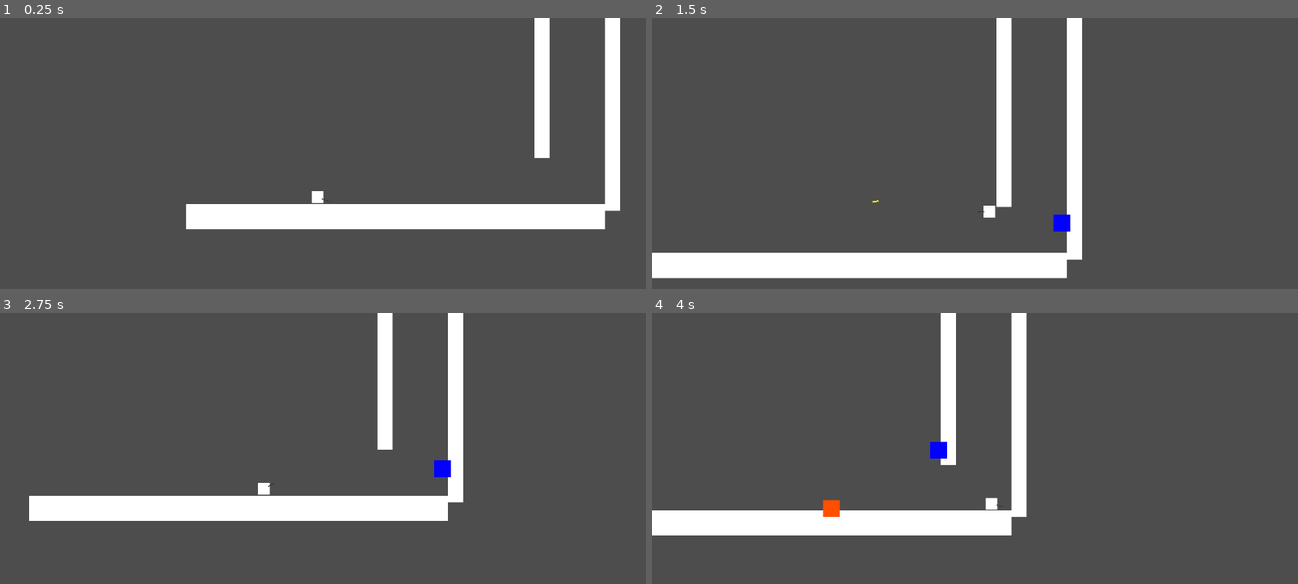
Above: before the commit, frames 1-4 (two rows, left to right).
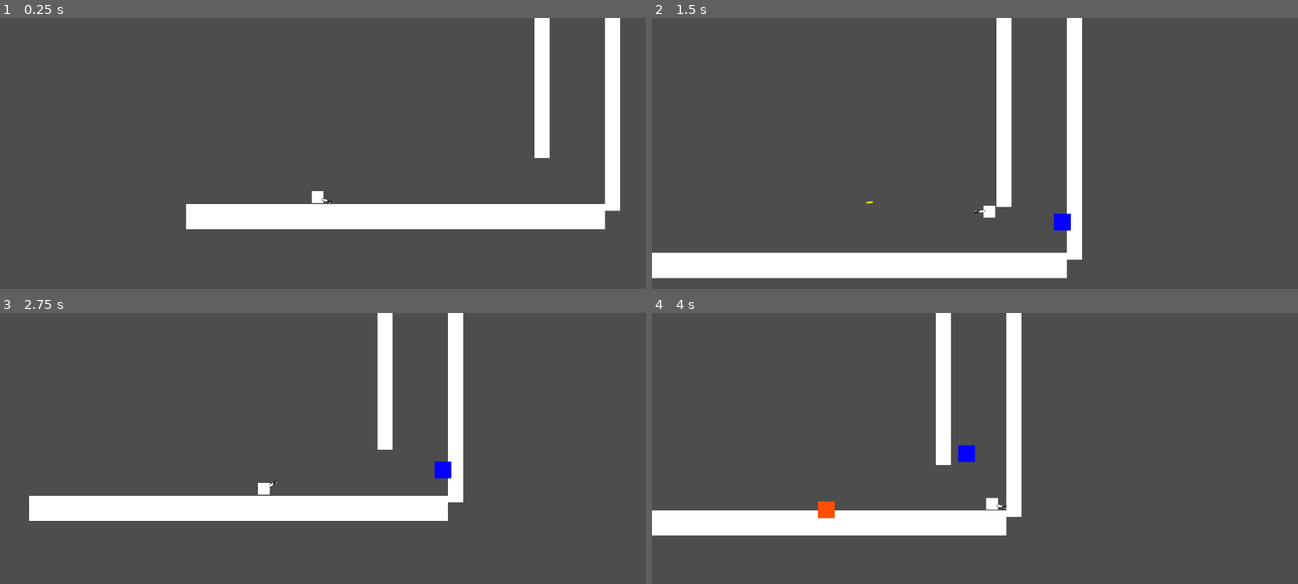
Above: after the commit, the same moments.

Repository: EliasJHL/EpitechJAM_2
Game: Godot game, scene res://main_scene.tscn
Two runs of this game, one before a commit and one after it. Both use one fixed random seed, a clock stepped at 60 frames per second and the inputs below.
Inputs (mouse positions are in pixels of both pictures, inside the frame that each line leads up to):
- Up to frame 1 (0.25 s): no input
- Up to frame 2 (1.5 s): move the mouse to (1117, 180) at 0.52 s; hold D (Right) from 0.53 s (still down); click (1117, 180) at 0.6 s; tap W (Jump) at 0.77 s; move the mouse to (845, 218) at 1.27 s; click (845, 218) at 1.35 s
- Up to frame 3 (2.75 s): tap W (Jump) at 1.52 s; move the mouse to (387, 415) at 2.02 s; release D (Right) at 2.03 s; hold A (Left) from 2.03 s (still down); click (387, 415) at 2.1 s
- Up to frame 4 (4 s): move the mouse to (942, 567) at 2.77 s; release A (Left) at 2.78 s; hold D (Right) from 2.78 s (still down); click (942, 567) at 2.85 s; tap W (Jump) at 3.02, 3.77 s; move the mouse to (1168, 548) at 3.52 s; click (1168, 548) at 3.6 s

The runs differ from the first frame. In frame 1, less than 0.1% of the frame differs, in the area x 49-52%, y 66-69%; in frame 2, less than 0.1%; in frame 3, less than 0.1%; in frame 4, 2.7%, in the area x 25-59%, y 0-83%.

Commit message:
[ADD] assets folder created & menu updated & texture of the weapon added

Diff:
--- a/blue_portal.tscn
+++ b/blue_portal.tscn
@@ -1,6 +1,6 @@
 [gd_scene load_steps=4 format=3 uid="uid://byqi3daw1fexd"]
 
-[ext_resource type="Texture2D" uid="uid://ustehomhknec" path="res://blank.jpg" id="1_tcoui"]
+[ext_resource type="Texture2D" uid="uid://ustehomhknec" path="res://assets/blank.jpg" id="1_tcoui"]
 
 [sub_resource type="RectangleShape2D" id="RectangleShape2D_vmv8n"]
 
--- a/bullet.tscn
+++ b/bullet.tscn
@@ -1,7 +1,7 @@
 [gd_scene load_steps=5 format=3 uid="uid://ougl4333lixe"]
 
 [ext_resource type="Script" path="res://bullet.gd" id="1_5lsbw"]
-[ext_resource type="Texture2D" uid="uid://ustehomhknec" path="res://blank.jpg" id="1_pen15"]
+[ext_resource type="Texture2D" uid="uid://ustehomhknec" path="res://assets/blank.jpg" id="1_pen15"]
 
 [sub_resource type="RectangleShape2D" id="RectangleShape2D_fwil1"]
 size = Vector2(8, 2)
--- a/main_scene.tscn
+++ b/main_scene.tscn
@@ -1,7 +1,8 @@
-[gd_scene load_steps=9 format=3 uid="uid://nnkls76shl42"]
+[gd_scene load_steps=10 format=3 uid="uid://nnkls76shl42"]
 
-[ext_resource type="Texture2D" uid="uid://ustehomhknec" path="res://blank.jpg" id="1_7p8sb"]
+[ext_resource type="Texture2D" uid="uid://ustehomhknec" path="res://assets/blank.jpg" id="1_7p8sb"]
 [ext_resource type="Script" path="res://CharacterBody2D.gd" id="2_roqg8"]
+[ext_resource type="Texture2D" uid="uid://bjkewr1wxc3yj" path="res://assets/pistol_little.png" id="3_yewub"]
 
 [sub_resource type="RectangleShape2D" id="RectangleShape2D_q5cjt"]
 size = Vector2(14, 14)
@@ -36,14 +37,13 @@
 [node name="Weapon_rotation" type="Marker2D" parent="player"]
 
 [node name="Weapon" type="Sprite2D" parent="player/Weapon_rotation"]
-modulate = Color(0.211765, 0.215686, 0.223529, 1)
 z_index = 90
-position = Vector2(10, 0)
-scale = Vector2(0.0179687, 0.00208333)
-texture = ExtResource("1_7p8sb")
+position = Vector2(16, 4.00001)
+scale = Vector2(0.328124, 0.3125)
+texture = ExtResource("3_yewub")
 
 [node name="Shoot_Point" type="Marker2D" parent="player/Weapon_rotation/Weapon"]
-position = Vector2(333.913, 0)
+position = Vector2(21.3334, -12.8)
 
 [node name="Camera2D" type="Camera2D" parent="player"]
 zoom = Vector2(1.5, 1.5)
--- a/orange_portal.tscn
+++ b/orange_portal.tscn
@@ -1,6 +1,6 @@
 [gd_scene load_steps=4 format=3 uid="uid://b3tflir0c3vk6"]
 
-[ext_resource type="Texture2D" uid="uid://ustehomhknec" path="res://blank.jpg" id="1_isw7l"]
+[ext_resource type="Texture2D" uid="uid://ustehomhknec" path="res://assets/blank.jpg" id="1_isw7l"]
 
 [sub_resource type="RectangleShape2D" id="RectangleShape2D_vmv8n"]
 
--- a/project.godot
+++ b/project.godot
@@ -13,7 +13,7 @@
 config/name="Epitech Jam 2"
 run/main_scene="res://main_scene.tscn"
 config/features=PackedStringArray("4.2", "Forward Plus")
-config/icon="res://icon.svg"
+config/icon="res://assets/icon.svg"
 
 [input]
 
--- a/start_menu.tscn
+++ b/start_menu.tscn
@@ -1,7 +1,9 @@
-[gd_scene load_steps=3 format=3 uid="uid://i76y5ki0t1x"]
+[gd_scene load_steps=5 format=3 uid="uid://i76y5ki0t1x"]
 
-[ext_resource type="Texture2D" uid="uid://ustehomhknec" path="res://blank.jpg" id="1_uw7qo"]
-[ext_resource type="Texture2D" uid="uid://da8o2v36ldokh" path="res://portal.png" id="2_jevom"]
+[ext_resource type="Texture2D" uid="uid://ustehomhknec" path="res://assets/blank.jpg" id="1_uw7qo"]
+[ext_resource type="Texture2D" uid="uid://da8o2v36ldokh" path="res://assets/portal.png" id="2_jevom"]
+[ext_resource type="Texture2D" uid="uid://c0dbe112ss8qv" path="res://assets/icon.svg" id="3_eppy8"]
+[ext_resource type="Texture2D" uid="uid://cghvfr2jmvcgo" path="res://assets/epi_logo.png" id="4_s28rc"]
 
 [node name="Start_Menu" type="Node2D"]
 
@@ -54,11 +56,11 @@
 [node name="Label2" type="Label" parent="Control"]
 modulate = Color(0, 0, 0, 1)
 layout_mode = 0
-offset_left = 1018.0
-offset_top = 619.0
+offset_left = 978.0
+offset_top = 569.0
 offset_right = 1144.0
-offset_bottom = 642.0
-text = "For Epitech JAM"
+offset_bottom = 592.0
+text = "Made for Epitech JAM"
 
 [node name="Portal" type="Sprite2D" parent="."]
 position = Vector2(574, 147)
@@ -67,3 +69,13 @@
 
 [node name="Camera2D" type="Camera2D" parent="."]
 position = Vector2(579, 323)
+
+[node name="Icon" type="Sprite2D" parent="."]
+position = Vector2(1113, 39)
+scale = Vector2(0.5, 0.5)
+texture = ExtResource("3_eppy8")
+
+[node name="EpiLogo" type="Sprite2D" parent="."]
+position = Vector2(1058, 620)
+scale = Vector2(0.08, 0.08)
+texture = ExtResource("4_s28rc")
Renamed: blank.jpg -> assets/blank.jpg
Not shown, changed: assets/blank.jpg.import
Binary file added: assets/epi_logo.png
Not shown, added: assets/epi_logo.png.import
Renamed: icon.svg -> assets/icon.svg
Not shown, changed: assets/icon.svg.import
Binary file added: assets/pistol_little.png
Not shown, added: assets/pistol_little.png.import
Renamed: portal.png -> assets/portal.png
Not shown, changed: assets/portal.png.import
